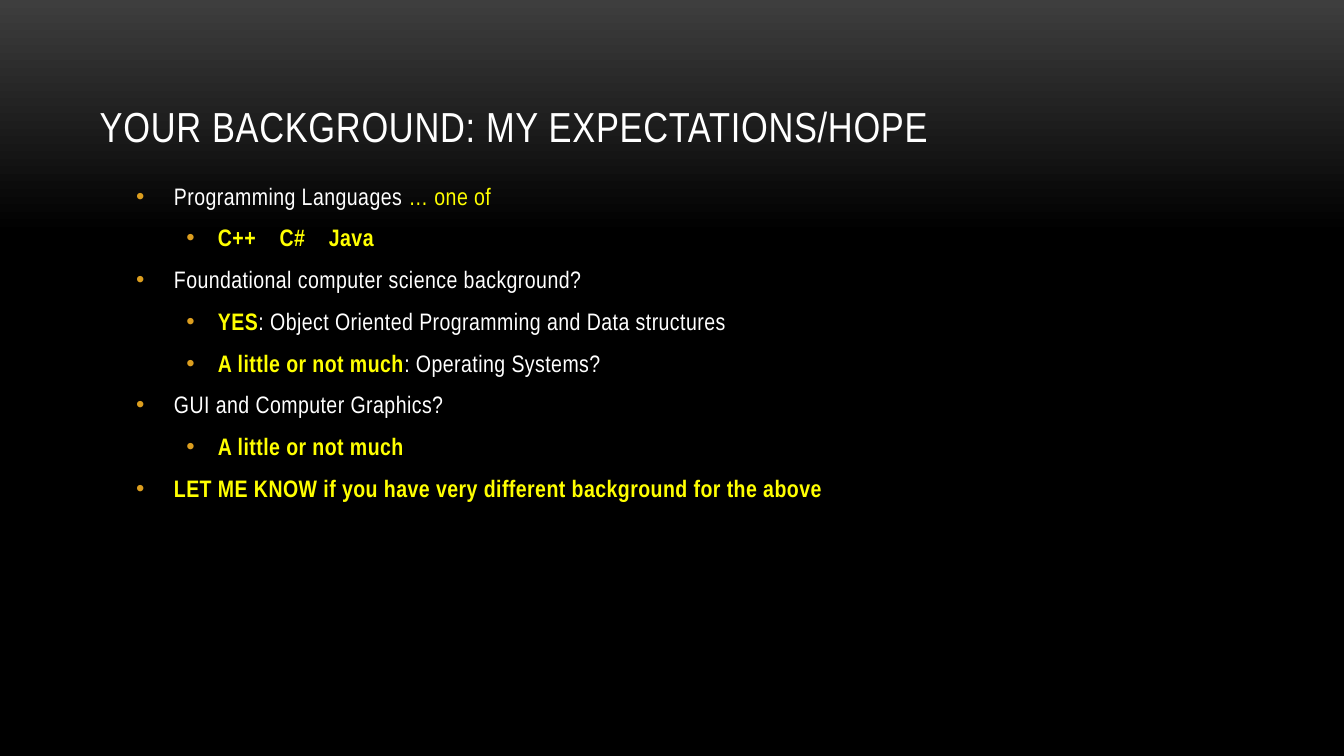
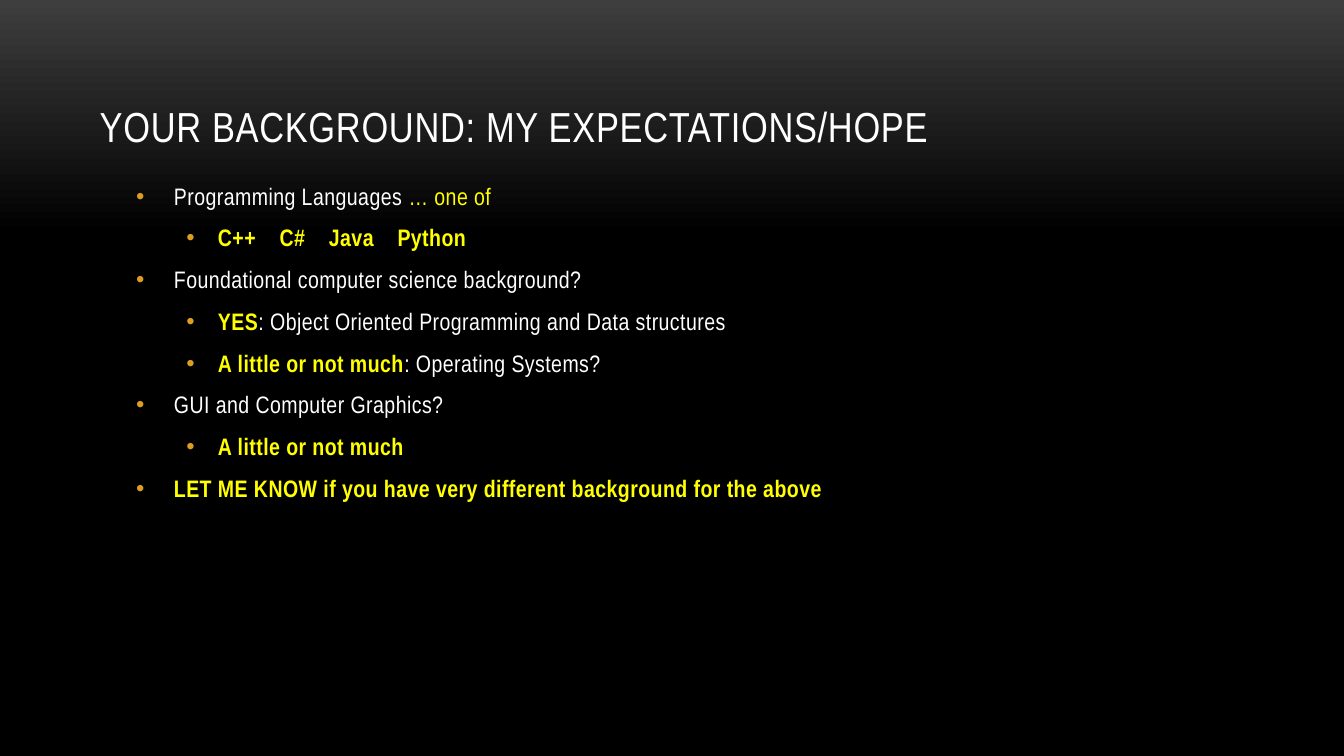
Before and after one commit to myuwbclasses/IntroGameDevelopment, a slide deck: slide 9 of PPT/Intro.pptx. Drawn at 1344x756 pixels with LibreOffice and Linux fonts; fonts in the diff are those of the drawing; background and template pictures are left out. Boxes give left, top, right and bottom in pixels: in the first picture for what was removed or moved away, otherwise in the second. Text is boxed around its words. In the diff, an @@ line names an element or a change of style, - is before the commit and + after.

```diff
--- a/PPT/Intro.pptx
+++ b/PPT/Intro.pptx
@@ text at (218,228,466,251): text changed @@
-  • C++ C# Java
+  • C++ C# Java Python
```
Also in this commit, not shown: 8 other slides changed, 1 slide added, 2 other files.
